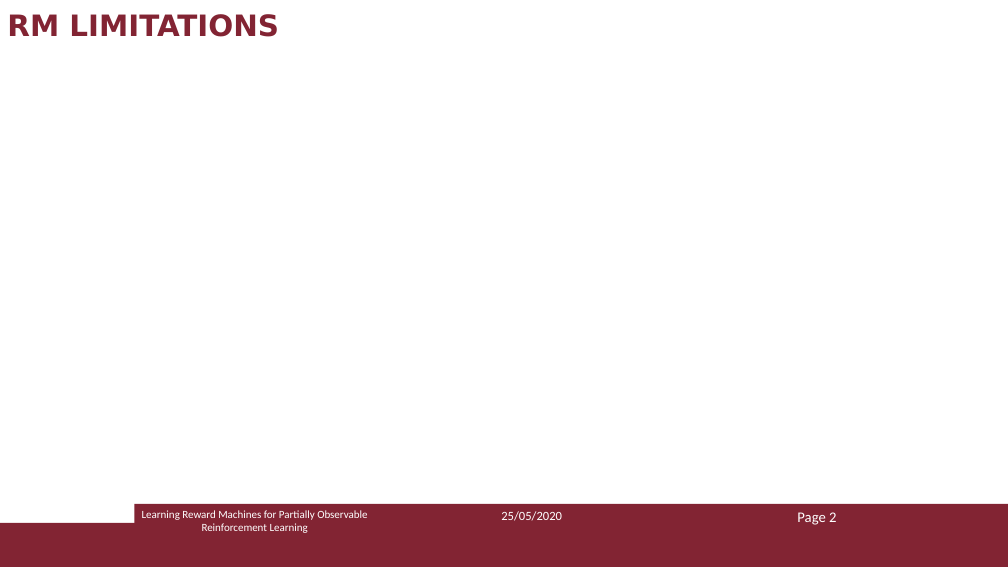
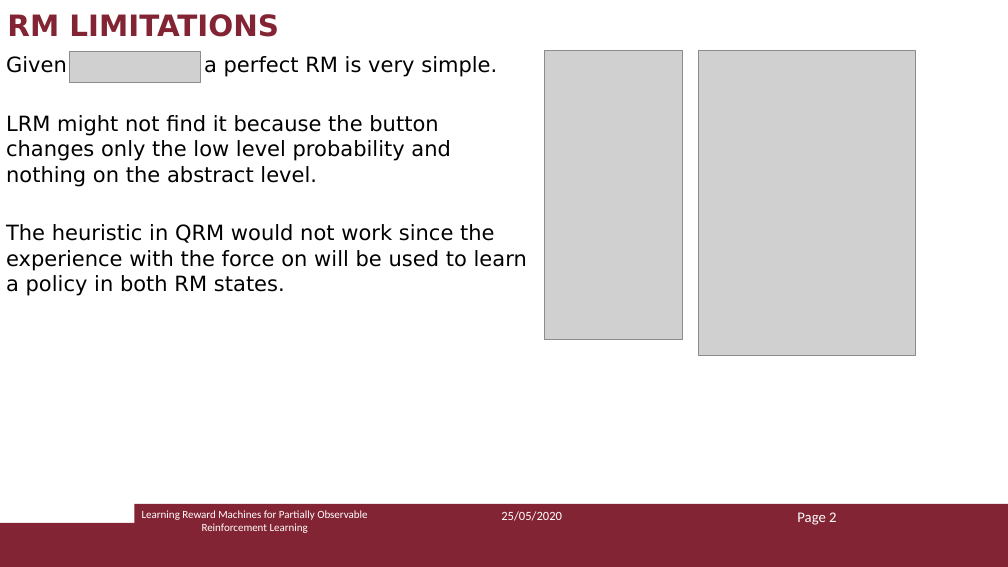
Before and after one commit to Marvet94/reasoning_agents_project_2020, a slide deck: slide 21 of ra_presentazione.pptx. Drawn at 1008x567 pixels with LibreOffice and Linux fonts; fonts in the diff are those of the drawing; grey boxes stand for pictures. Boxes give left, top, right and bottom in pixels: in the first picture for what was removed or moved away, otherwise in the second. Text is boxed around its words. In the diff, an @@ line names an element or a change of style, - is before the commit and + after.

```diff
--- a/ra_presentazione.pptx
+++ b/ra_presentazione.pptx
@@ text added at (x1=6, y1=56, x2=527, y2=296), 20 pt, text #000000 @@
+Given a perfect RM is very simple.
+LRM might not find it because the button changes only the low level probability and nothing on the abstract level.
+The heuristic in QRM would not work since the experience with the force on will be used to learn a policy in both RM states.
@@ picture added at (x1=70, y1=51, x2=200, y2=82) @@
@@ picture added at (x1=544, y1=51, x2=683, y2=340) @@
@@ picture added at (x1=699, y1=51, x2=915, y2=356) @@
```
Also in this commit, not shown: 3 other slides changed, 3 slides added, 2 slides removed.
